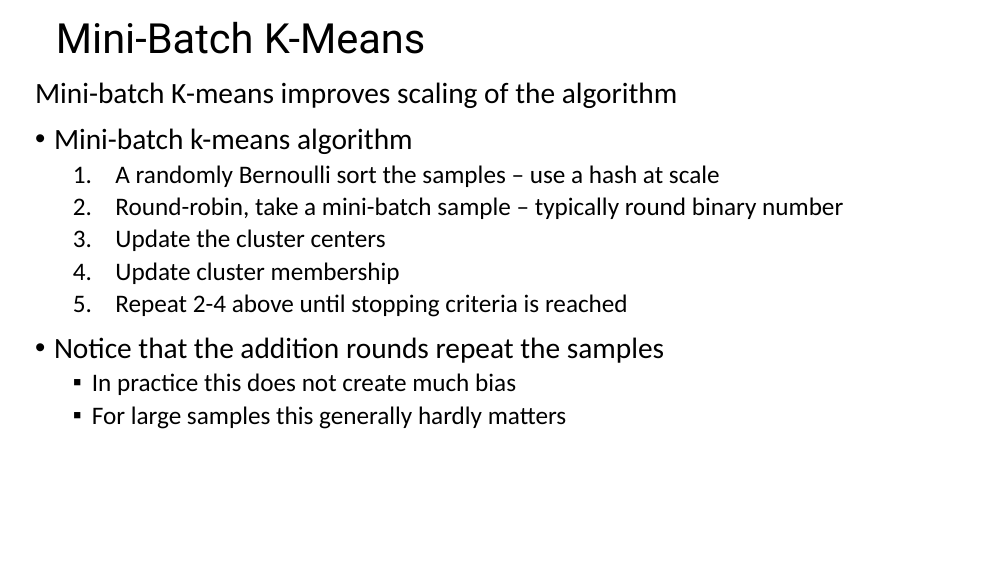
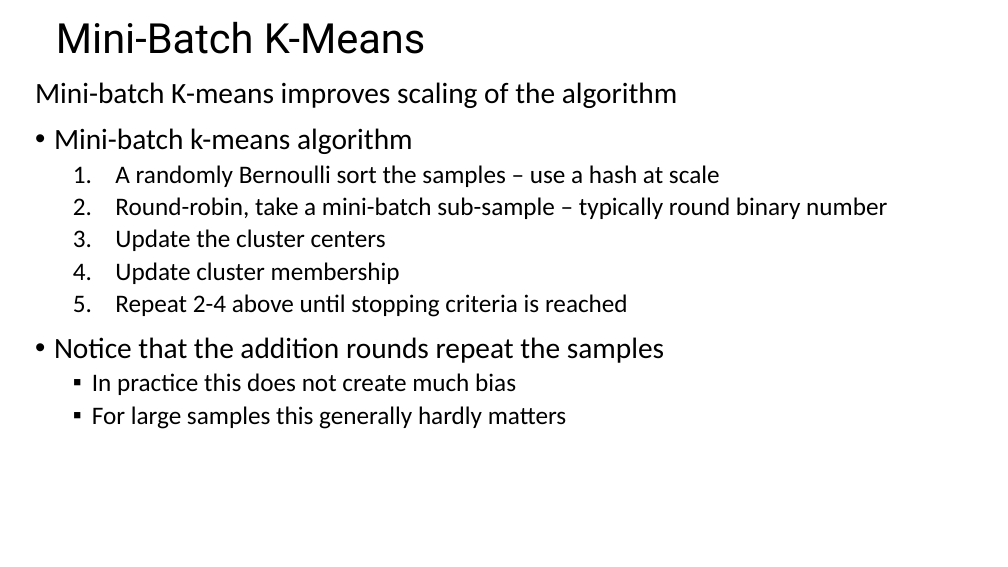
Before and after one commit to StephenElston/CSCI-E-108, a slide deck: slide 30 of slides/6_IntroductionToClustering.pptx (slide 29 before the commit). Drawn at 1008x567 pixels with LibreOffice and Linux fonts; fonts in the diff are those of the drawing. Boxes give left, top, right and bottom in pixels: in the first picture for what was removed or moved away, otherwise in the second. Text is boxed around its words. In the diff, an @@ line names an element or a change of style, - is before the commit and + after.

```diff
--- a/slides/6_IntroductionToClustering.pptx
+++ b/slides/6_IntroductionToClustering.pptx
@@ text at bbox=[115, 197, 887, 219]: text changed @@
-  2. Round-robin, take a mini-batch sample – typically round binary number
+  2. Round-robin, take a mini-batch sub-sample – typically round binary number
```
Also in this commit, not shown: 1 other slide changed, 1 slide added.
